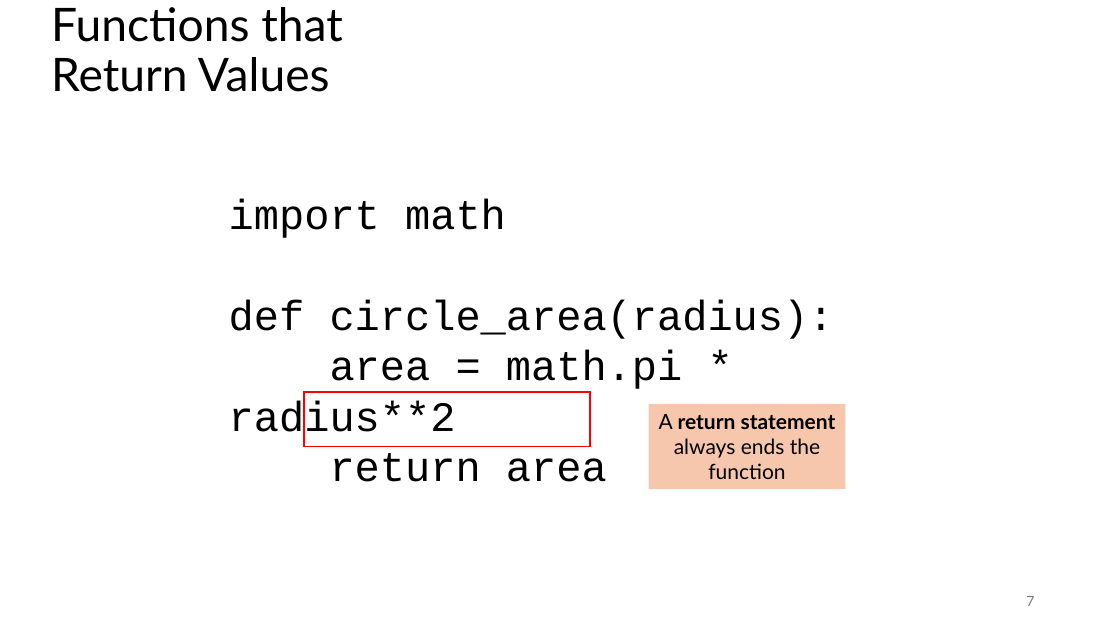
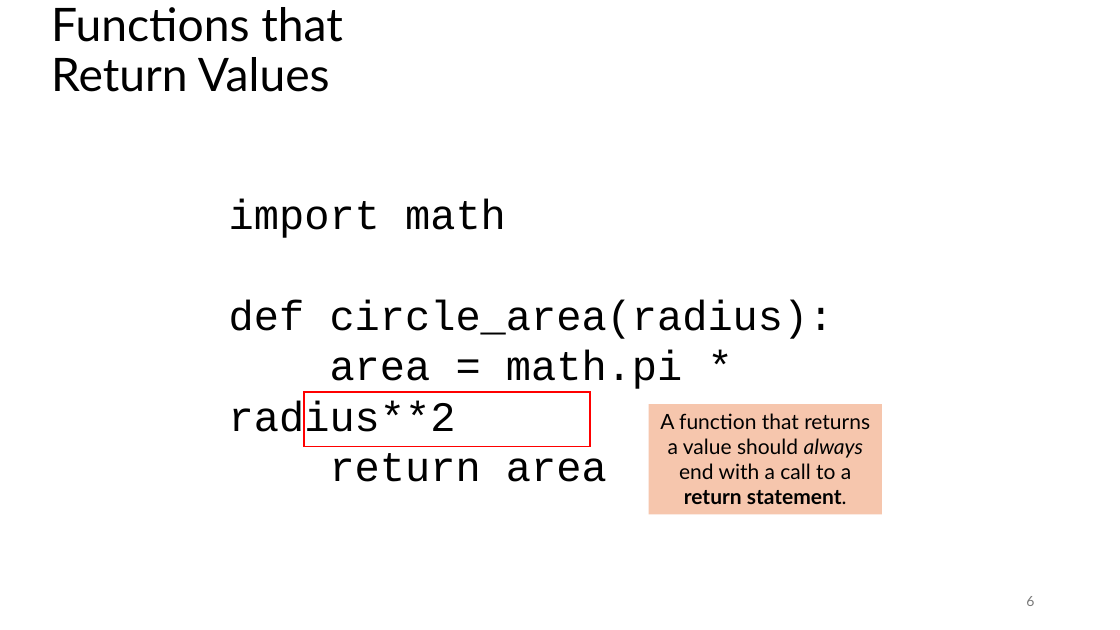
Before and after one commit to tjd1234/cmpt120fall2024, a slide deck: slide 6 of lecture_notes/chapter6/chapter6.pptx (slide 7 before the commit). Drawn at 1120x630 pixels with LibreOffice and Linux fonts; fonts in the diff are those of the drawing. Boxes give left, top, right and bottom in pixels: in the first picture for what was removed or moved away, otherwise in the second. Text is boxed around its words. In the diff, an @@ line names an element or a change of style, - is before the commit and + after.

```diff
--- a/lecture_notes/chapter6/chapter6.pptx
+++ b/lecture_notes/chapter6/chapter6.pptx
@@ rectangle "A function that returns a ...": place and size @@
-rectangle "A function that returns a ..." at bbox=[649, 404, 845, 489]
+rectangle "A function that returns a ..." at bbox=[649, 404, 882, 514]
@@ text in rectangle at bbox=[660, 413, 870, 504]: text changed @@
-A return statement always ends the function
+A function that returns a value should always end with a call to a return statement.
@@ page number at bbox=[1026, 596, 1034, 606]: text changed @@
-7
+6
```
Also in this commit, not shown: 10 other slides changed, 48 slides added, 2 slides removed, 1 other file.
